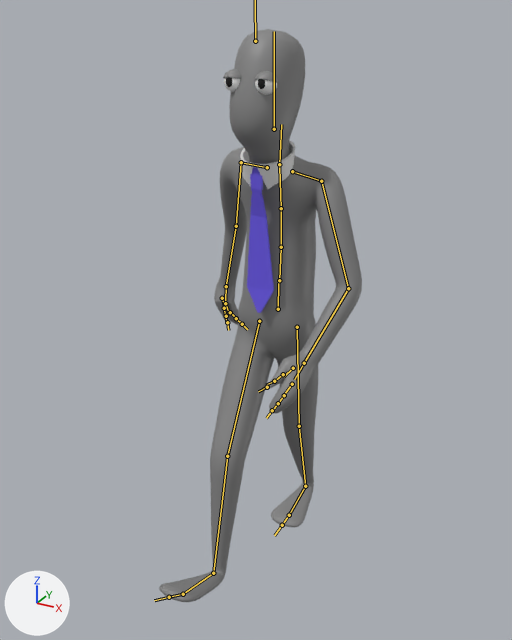
One commit to the FBX model Assets/Animations/Start Walking.fbx: the scene before it, then after it.
The view is the same before and after, from a 50 mm lens placed at (2.77, -9.7, 5.15), pointed at (-0.02, -4.63, 2.62). Lighting does not change. The marker at lower left points along +X, +Y and +Z. Both versions are drawn at frame 78 of the action 'mixamo.com'; the numbers are the values there. The bones that bend it are drawn over the model as lines.
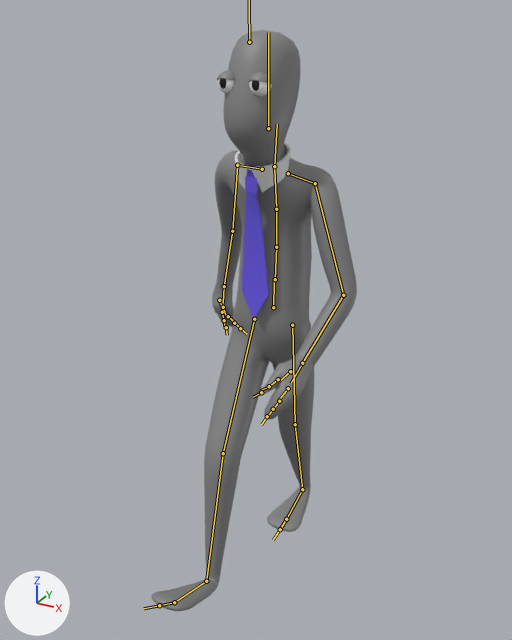
Boxes [x1, y1, x2, y2] around the edits, measured in the pictures (512 x 640 px):
'Plane.002', posed: before [159, 29, 362, 602]; after [152, 30, 357, 611]
'Cylinder', posed (252% taller): before [240, 140, 295, 189]; after [235, 142, 290, 317]
'Cube', no longer drawn (blue): before [247, 167, 274, 313]
'Sphere', no longer drawn: before [224, 78, 277, 95]
'Sphere.001', no longer drawn: before [223, 69, 278, 84]
'Sphere.002', no longer drawn: before [226, 77, 265, 89]
bone 'mixamorig:Hips', root to tip: before (278, 309) to (278, 283); after (273, 307) to (274, 281)
bone 'mixamorig:LeftForeArm', root to tip: before (348, 288) to (304, 363); after (343, 295) to (302, 363)
bone 'mixamorig:LeftHand', root to tip: before (304, 363) to (294, 379); after (302, 363) to (291, 383)
bone 'mixamorig:LeftHandThumb1', root to tip: before (293, 368) to (284, 376); after (290, 371) to (279, 381)
bone 'mixamorig:LeftHandIndex1', root to tip: before (292, 384) to (283, 395); after (288, 388) to (278, 400)
bone 'mixamorig:LeftHandIndex2', root to tip: before (284, 395) to (278, 403); after (279, 401) to (273, 409)
bone 'mixamorig:RightArm', root to tip: before (241, 162) to (236, 226); after (237, 165) to (232, 231)
bone 'mixamorig:RightForeArm', root to tip: before (236, 226) to (226, 286); after (232, 231) to (224, 286)
bone 'mixamorig:RightHand', root to tip: before (226, 286) to (225, 300); after (224, 286) to (223, 303)
bone 'mixamorig:RightHandThumb1', root to tip: before (222, 298) to (225, 307); after (219, 300) to (223, 311)
bone 'mixamorig:RightHandIndex1', root to tip: before (225, 303) to (229, 313); after (223, 307) to (226, 317)

The edits, one by one:
Bone 'mixamorig:Hips' (bone_mixamorig_hips) moves from (8.0, -1.0, 428.0) to (8.0, -1.0, 437.0).
Bone 'mixamorig:LeftForeArm' (bone_mixamorig_leftforearm) turns from (-3, 2, 41) to (-3, 3, 42) degrees about its own x, y and z.
Bone 'mixamorig:LeftHand' (bone_mixamorig_lefthand) turns from (-24, 3, 15) to (-25, 3, 10) degrees about its own x, y and z.
Bone 'mixamorig:LeftHandThumb1' (bone_mixamorig_lefthandthumb1) turns from (23, 8, -11) to (25, 5, -5) degrees about its own x, y and z.
Bone 'mixamorig:LeftHandIndex1' (bone_mixamorig_lefthandindex1) turns from (23, 2, -4) to (33, 0, 4) degrees about its own x, y and z.
Bone 'mixamorig:LeftHandIndex2' (bone_mixamorig_lefthandindex2) turns from (24, 3, -12) to (12, 0, -18) degrees about its own x, y and z.
Bone 'mixamorig:RightArm' (bone_mixamorig_rightarm) turns from (23, -21, 0) to (24, -21, -1) degrees about its own x, y and z.
Bone 'mixamorig:RightForeArm' (bone_mixamorig_rightforearm) turns from (-3, -1, -20) to (-4, -2, -21) degrees about its own x, y and z.
Bone 'mixamorig:RightHand' (bone_mixamorig_righthand) turns from (4, 3, 1) to (3, 3, 7) degrees about its own x, y and z.
Bone 'mixamorig:RightHandThumb1' (bone_mixamorig_righthandthumb1) turns from (30, -6, 10) to (31, -3, 5) degrees about its own x, y and z.
Bone 'mixamorig:RightHandIndex1' (bone_mixamorig_righthandindex1) turns from (33, 1, 0) to (37, 4, -9) degrees about its own x, y and z.
